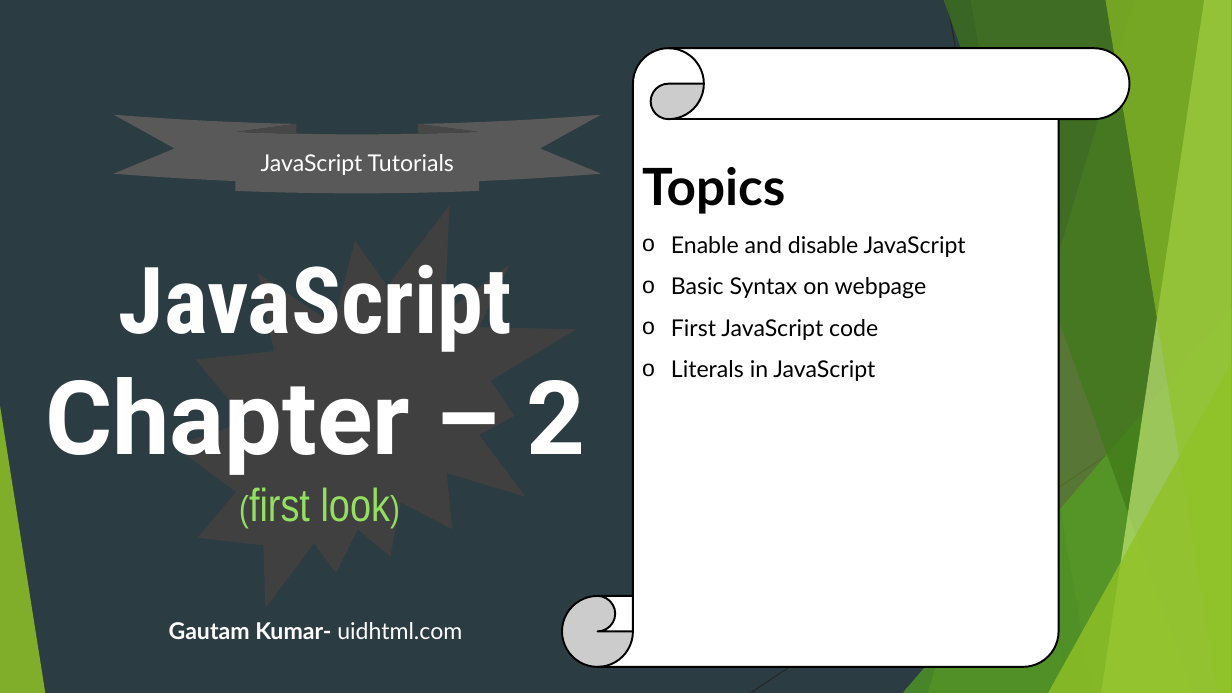
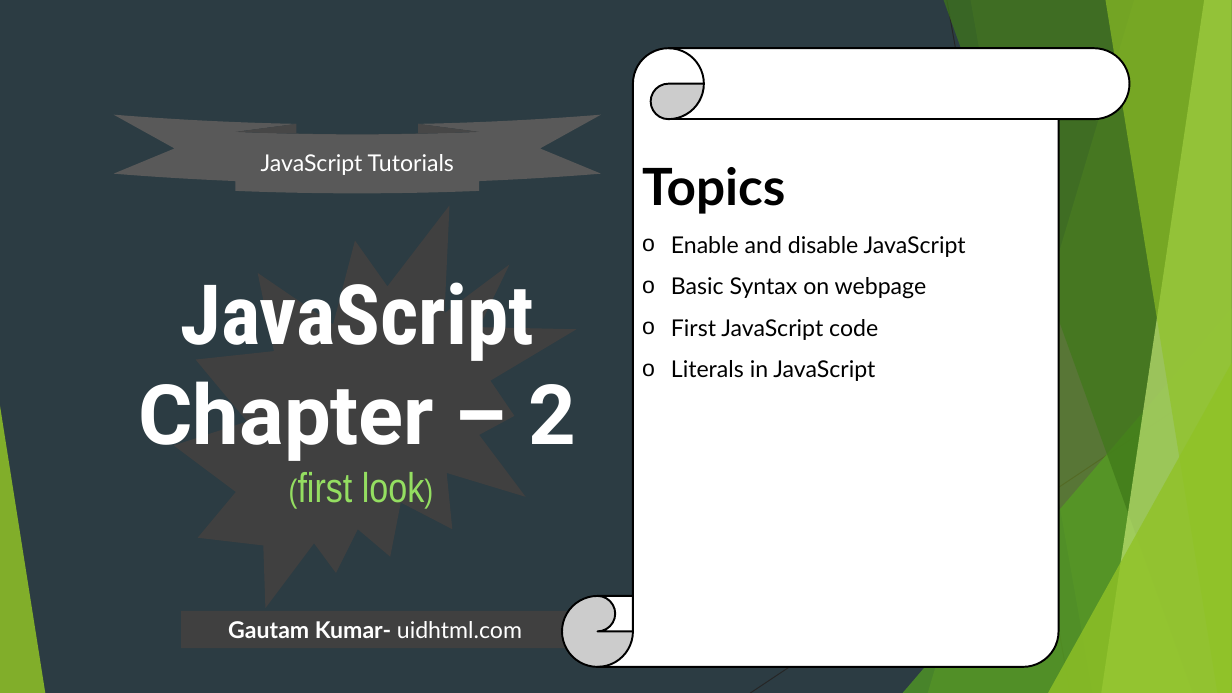
Before and after one commit to uidhtml/javascript-tutorials, a slide deck: slide 12 of Javascript Tutorials.pptx. Drawn at 1232x693 pixels with LibreOffice and Linux fonts; fonts in the diff are those of the drawing. Boxes give left, top, right and bottom in pixels: in the first picture for what was removed or moved away, otherwise in the second. Text is boxed around its words. In the diff, an @@ line names an element or a change of style, - is before the commit and + after.

```diff
--- a/Javascript Tutorials.pptx
+++ b/Javascript Tutorials.pptx
@@ title "JavaScript Chapter – 2 (first ...": place and size @@
-title "JavaScript Chapter – 2 (first ..." at [45, 264, 585, 522]
+title "JavaScript Chapter – 2 (first ..." at [139, 282, 576, 503]
@@ title "JavaScript Chapter – 2 (first ..." at [139, 282, 576, 503]: size 72 to 64.8 pt in "JavaScript"; size 80 to 64.8 pt in "Chapter – 2"; size 28 to 25.2 pt, size 36 to 32.4 pt in "(first look)" @@
@@ rectangle "Gautam Kumar- uidhtml.com": place and size @@
-rectangle "Gautam Kumar- uidhtml.com" at [169, 622, 462, 639]
+rectangle "Gautam Kumar- uidhtml.com" at [181, 611, 569, 648]
@@ rectangle "Gautam Kumar- uidhtml.com" at [181, 611, 569, 648]: fill none to #404040 @@
```
Also in this commit, not shown: 4 other slides changed, 4 slides added, 5 other files.
